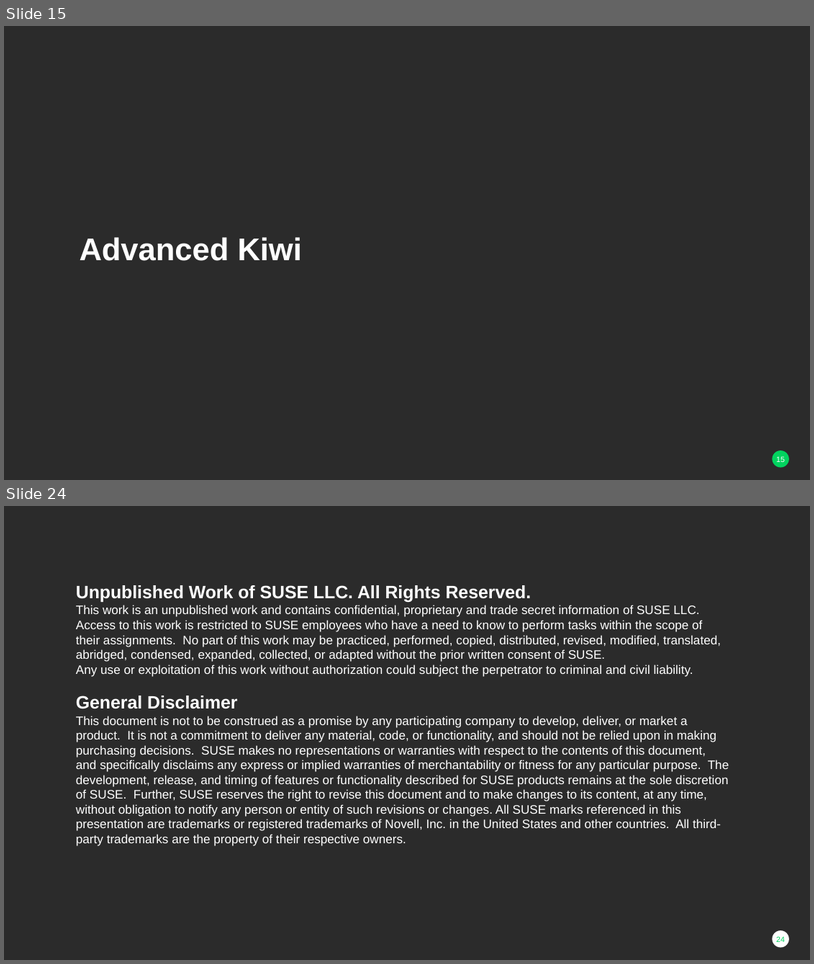
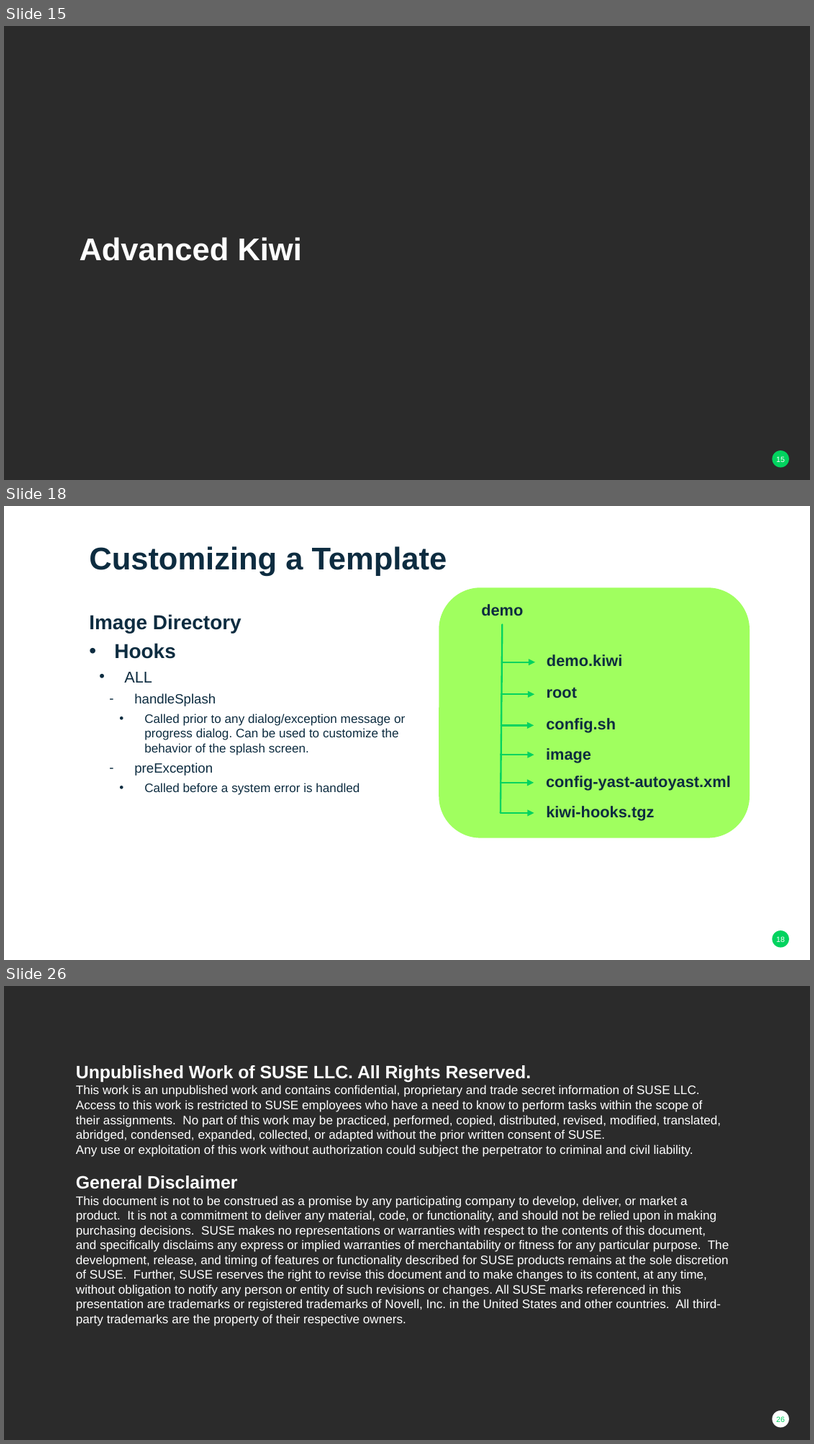
Before and after one commit to darthzen/conferences, a slide deck: susecon/2017/HO126885/HO126885 - Advanced Alchemy Building Gold-Master Images with Kiwi.pptx. Shown one above the other, each under a label of ours: slides 15 and 24 before the commit, slides 15, 18 and 26 after it; the slides between them are not shown. The pictures are 814x964 and 814x1444 pixels, drawn with LibreOffice and Linux fonts; fonts in the diff are those of the drawing; background and template pictures are left out; a plain dark background stands for a picture behind light text. Boxes give left, top, right and bottom in pixels: in the first picture for what was removed or moved away, otherwise in the second. Text is boxed around its words. In the diff, an @@ line names an element or a change of style, - is before the commit and + after.

```diff
--- a/susecon/2017/HO126885/HO126885 - Advanced Alchemy Building Gold-Master Images with Kiwi.pptx
+++ b/susecon/2017/HO126885/HO126885 - Advanced Alchemy Building Gold-Master Images with Kiwi.pptx
@@ slide 18 added at (4,506,810,960), background #FFFFFF; not listed: 1 template element that a slide beside it also shows @@
@@ title added at (89,546,448,576), 28 pt, text #0D2C40, bold @@
+Customizing a Template
@@ text added at (89,614,405,795), 11 pt, text #0D2C40 @@
+Image Directory
+• Hooks
+  • ALL
+    – handleSplash
+      • Called prior to any dialog/exception message or progress dialog. Can be used to customize the behavior of the splash screen.
+    – preException
+      • Called before a system error is handled
@@ group added at (440,587,750,837): 5 texts, 4 arrows, 1 rounded rectangle, 1 line @@
+demo
+demo.kiwi
+root
+config.sh
+image
@@ arrow added from (501, 782) to (534, 782), #02D35F 1.5 pt @@
@@ text added at (546,775,731,790), 14 pt, text #0D2C40, bold @@
+config-yast-autoyast.xml
@@ text added at (546,806,654,821), 14 pt, text #0D2C40, bold @@
+kiwi-hooks.tgz
@@ arrow added from (501, 813) to (535, 813), #02D35F 1.5 pt @@
@@ what was slide 24 is now slide 26 @@
@@ page number at (777,1416,785,1422): text changed @@
-24
+26
```
Also in this commit, not shown: 2 slides changed, 7 other slides added, 6 slides removed.
